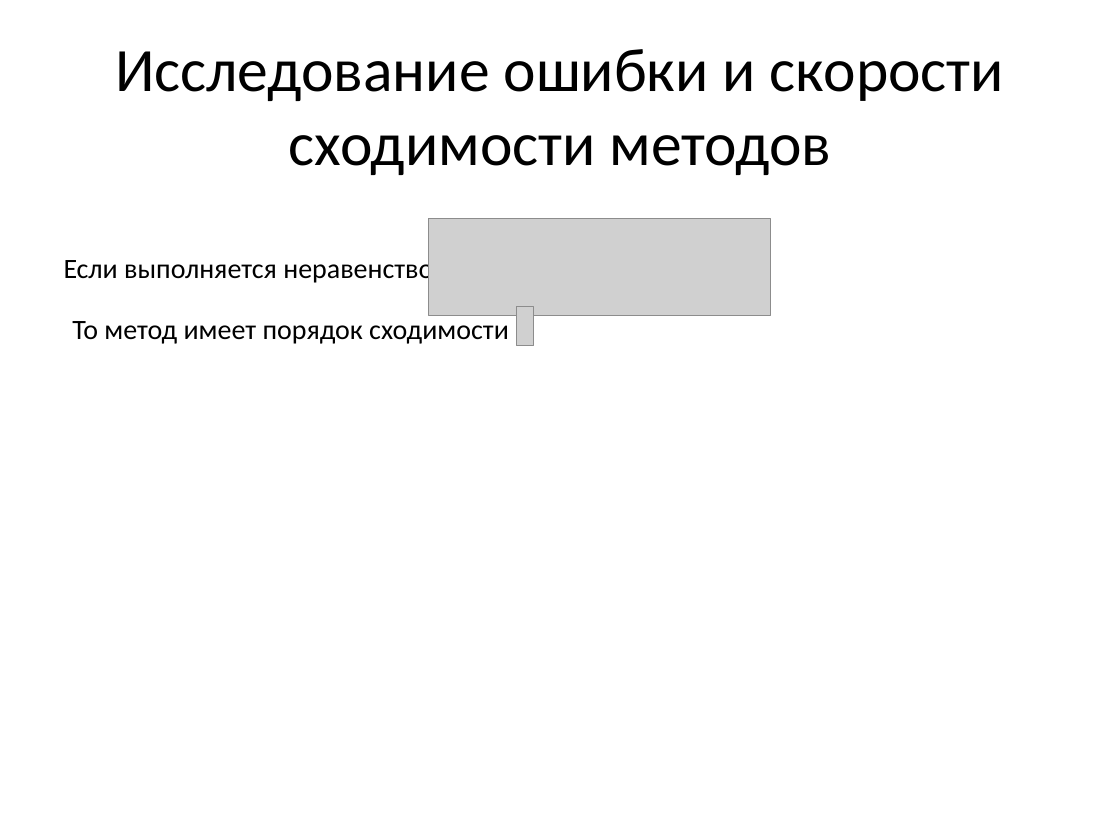
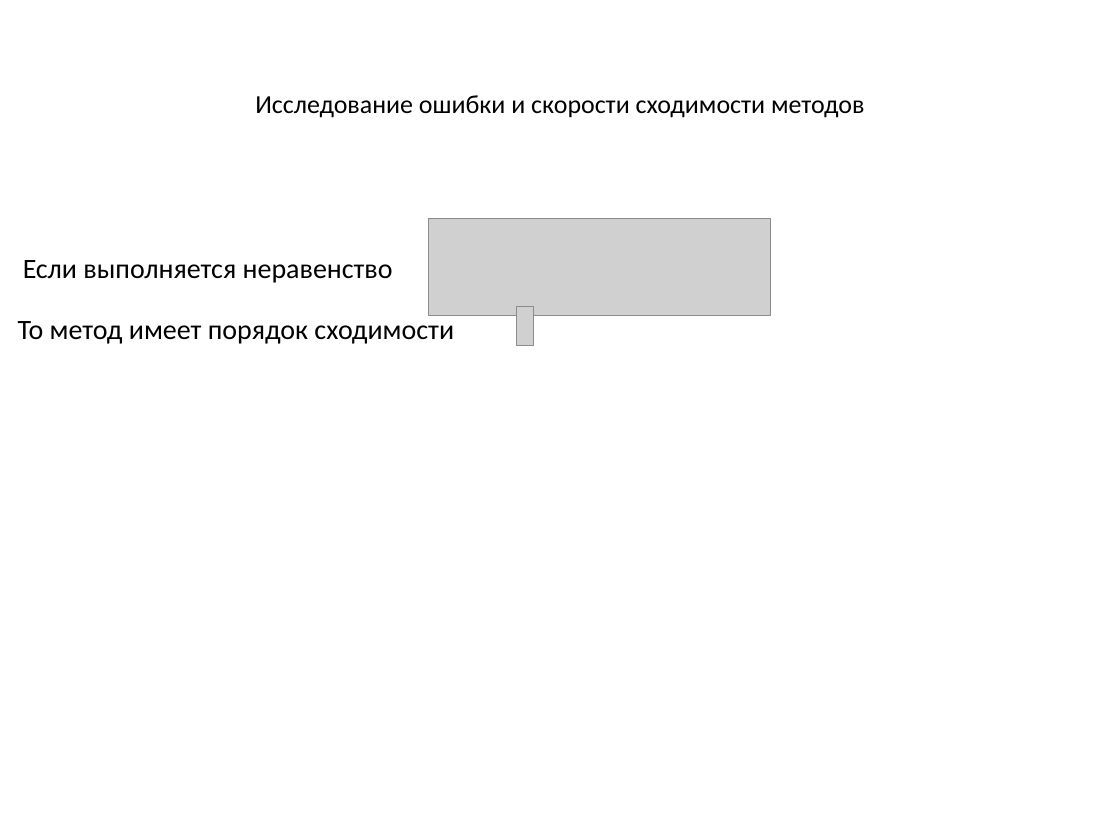
Before and after one commit to GSench/DigitalGeometry, a slide deck: slide 19 of Documents/PreviousWorks/Курсовая работа 5 курс/Presentation/Численное решение уравнения переноса.pptx. Drawn at 1120x840 pixels with LibreOffice and Linux fonts; fonts in the diff are those of the drawing; grey boxes stand for pictures. Boxes give left, top, right and bottom in pixels: in the first picture for what was removed or moved away, otherwise in the second. Text is boxed around its words. In the diff, an @@ line names an element or a change of style, - is before the commit and + after.

```diff
--- a/Documents/PreviousWorks/Курсовая работа 5 курс/Presentation/Численное решение уравнения переноса.pptx
+++ b/Documents/PreviousWorks/Курсовая работа 5 курс/Presentation/Численное решение уравнения переноса.pptx
@@ text "Исследование ошибки и скорости сходимости ..." at (x1=255, y1=95, x2=864, y2=118): size 39.6 to 16.7 pt @@
@@ text "Если выполняется неравенство" rewrapped from (x1=64, y1=255, x2=433, y2=285) to (x1=23, y1=260, x2=393, y2=283) @@
@@ text "То метод имеет порядок сходимости" moved from (x1=72, y1=321, x2=509, y2=344) to (x1=18, y1=321, x2=454, y2=344) @@
```
Also in this commit, not shown: 30 other slides changed, 30 other files.
